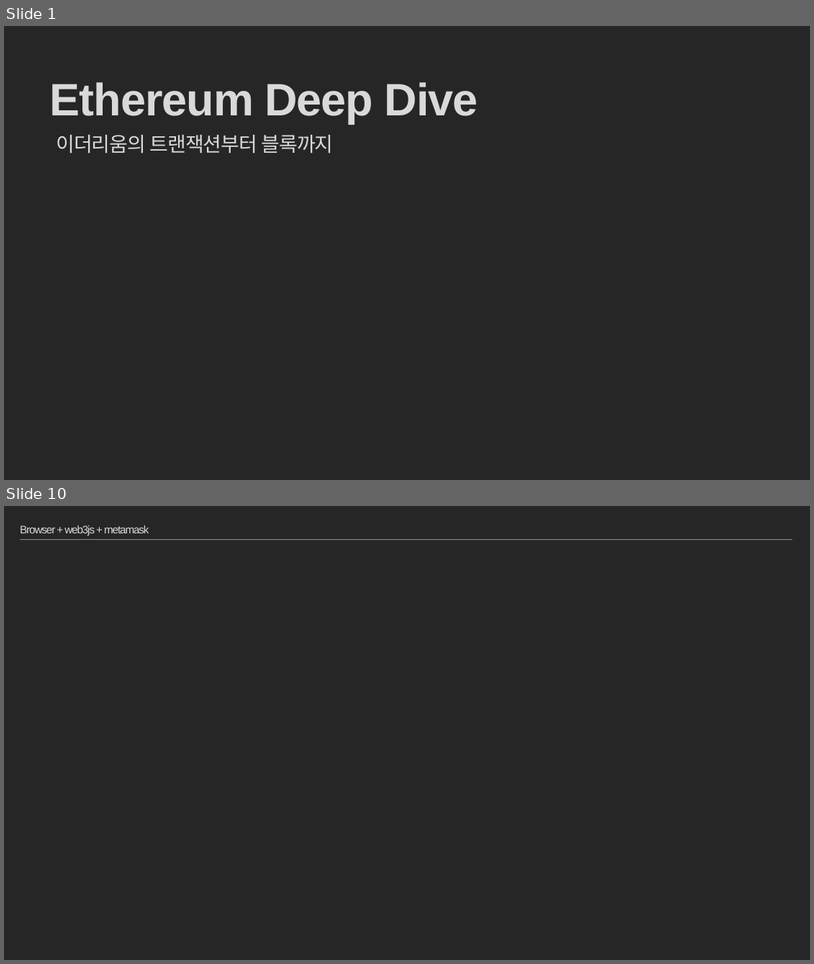
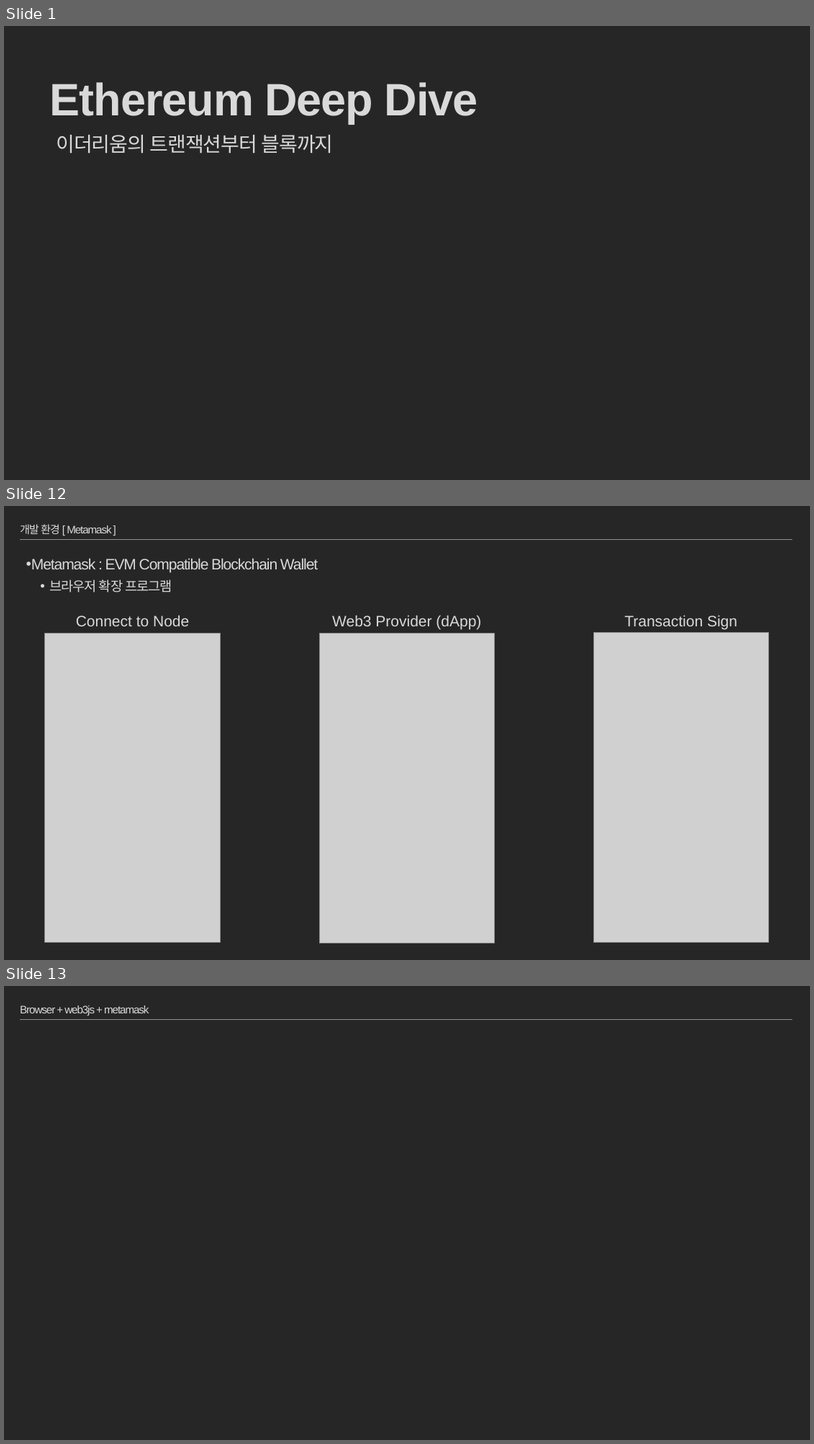
Before and after one commit to moss0801/blockchain-doc, a slide deck: General/Blockchain Part2.pptx. Shown one above the other, each under a label of ours: slides 1 and 10 before the commit, slides 1, 12 and 13 after it; the slides between them are not shown. The pictures are 814x964 and 814x1444 pixels, drawn with LibreOffice and Linux fonts; fonts in the diff are those of the drawing; grey boxes stand for pictures. Boxes give left, top, right and bottom in pixels: in the first picture for what was removed or moved away, otherwise in the second. Text is boxed around its words. In the diff, an @@ line names an element or a change of style, - is before the commit and + after.

Commit message:
add ethereum prcie, gasFeehistory, blockchain part2 flow , solidity, metamask, token bytecode, token abi gasPrice hisotry

```diff
--- a/General/Blockchain Part2.pptx
+++ b/General/Blockchain Part2.pptx
@@ slide 12 added at (4, 506, 810, 960), background #262626; not listed: 1 template element that a slide beside it also shows @@
@@ title added at (20, 524, 111, 534), 13 pt, text #D9D9D9 @@
+개발 환경 [ Metamask ]
@@ text added at (26, 559, 318, 592), 18 pt, text #D9D9D9 @@
+• Metamask : EVM Compatible Blockchain Wallet
+  • 브라우저 확장 프로그램
@@ picture added at (45, 633, 221, 943) @@
@@ text added at (76, 615, 189, 626), 18 pt, text #D9D9D9 @@
+Connect to Node
@@ picture added at (320, 633, 494, 943) @@
@@ text added at (332, 615, 481, 629), 18 pt, text #D9D9D9 @@
+Web3 Provider (dApp)
@@ picture added at (594, 633, 769, 942) @@
@@ text added at (625, 615, 738, 629), 18 pt, text #D9D9D9 @@
+Transaction Sign
@@ what was slide 10 is now slide 13 @@
```
Also in this commit, not shown: 18 slides changed, 14 other slides added, 10 slides removed, 2 other files.
